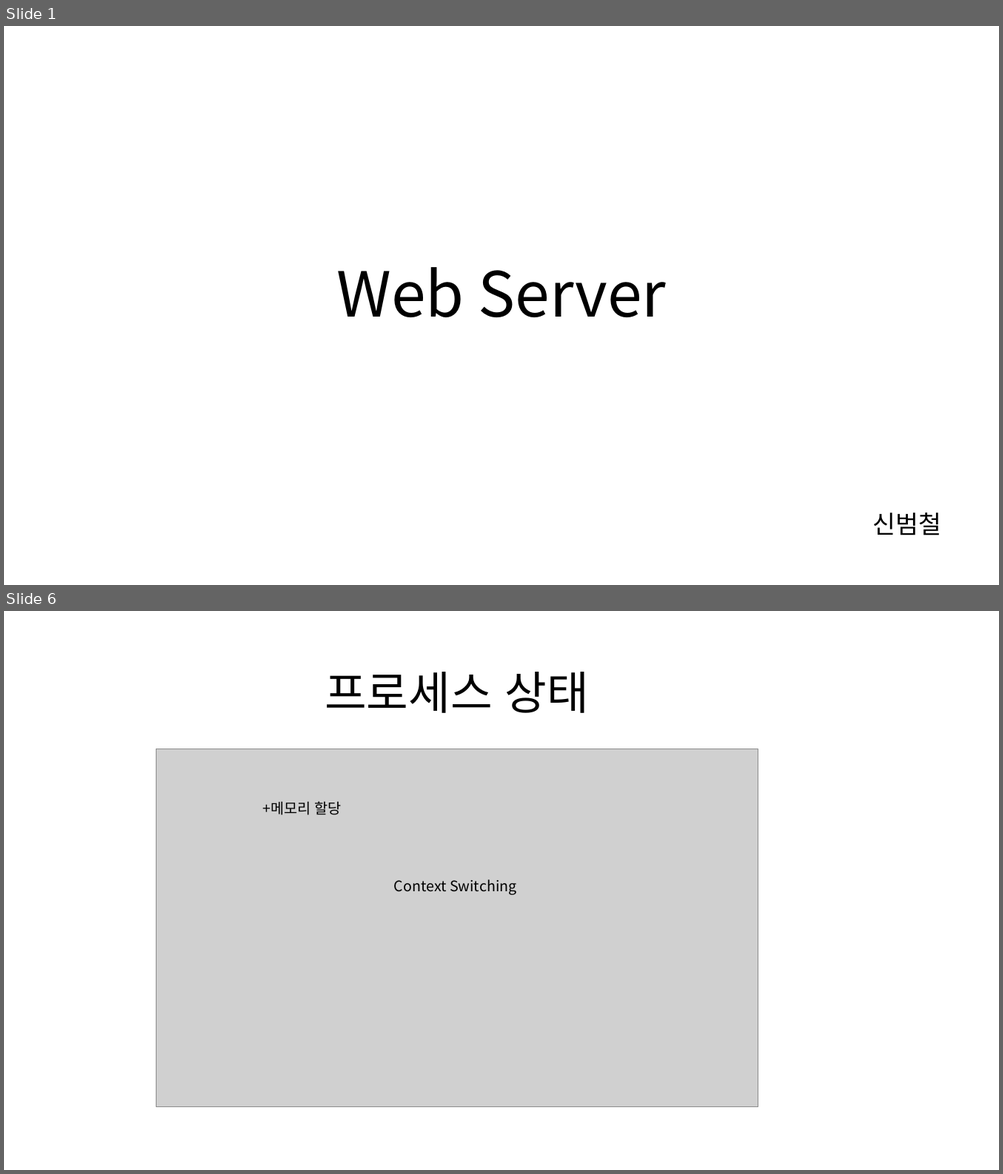
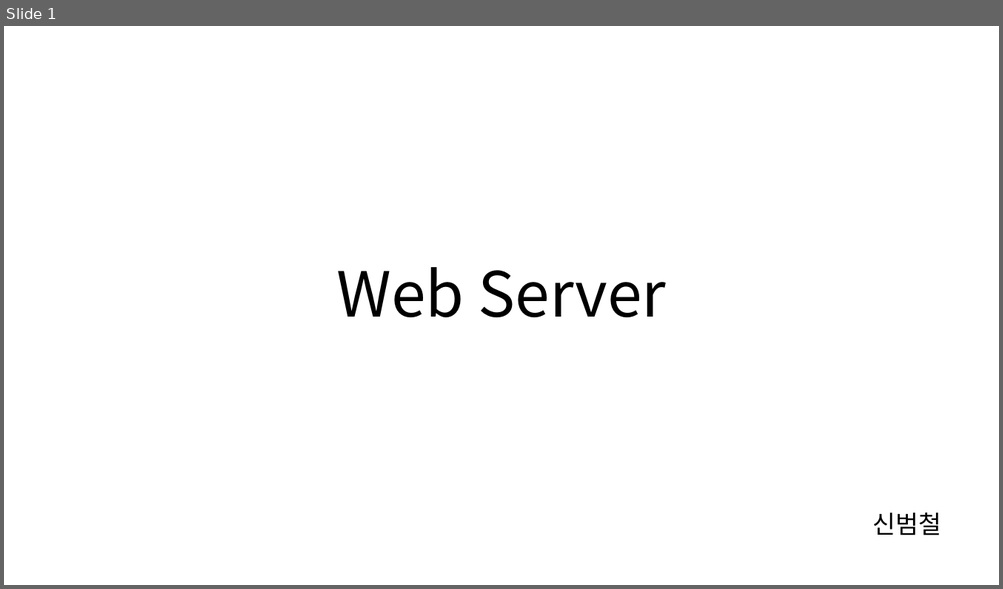
Before and after one commit to cs-study-org/cs-study, a slide deck: 16/beom/WebServer.pptx. Shown one above the other, each under a label of ours: slides 1 and 6 before the commit, slide 1 after it; the slides between them are not shown. The pictures are 1003x1174 and 1003x589 pixels, drawn with LibreOffice and Linux fonts; fonts in the diff are those of the drawing; grey boxes stand for pictures. Boxes give left, top, right and bottom in pixels: in the first picture for what was removed or moved away, otherwise in the second. Text is boxed around its words. In the diff, an @@ line names an element or a change of style, - is before the commit and + after.

```diff
--- a/16/beom/WebServer.pptx
+++ b/16/beom/WebServer.pptx
@@ slide 6 removed at bbox=[4, 611, 999, 1170], background #FFFFFF @@
@@ title removed at bbox=[324, 672, 589, 713] @@
-프로세스 상태
@@ picture removed at bbox=[156, 749, 757, 1107] @@
@@ text removed at bbox=[262, 801, 341, 815] @@
-+메모리 할당
@@ text removed at bbox=[394, 880, 516, 895] @@
-Context Switching
```
Also in this commit, not shown: 2 slides changed, 8 slides added, 8 other slides removed.
